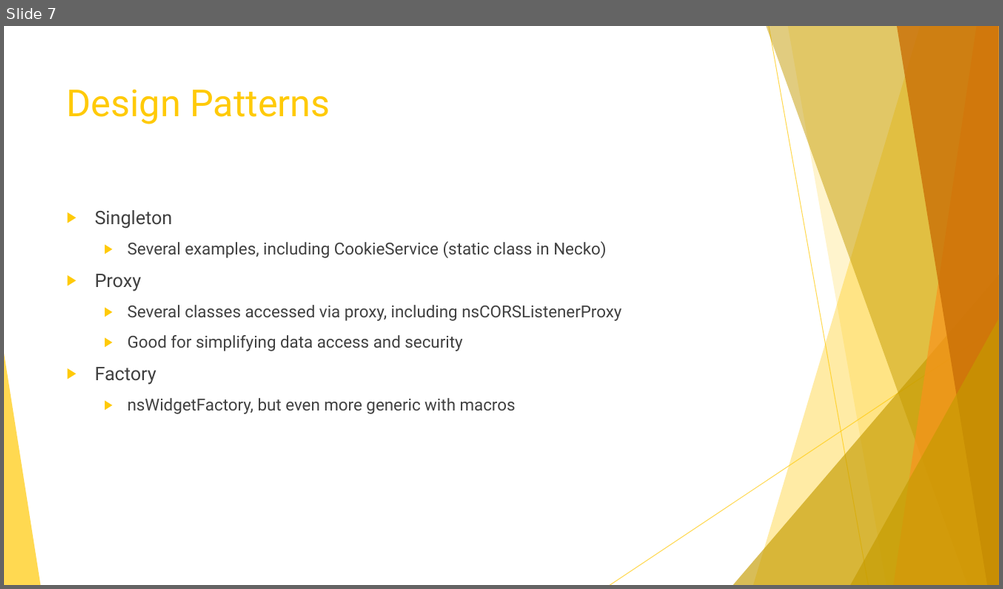
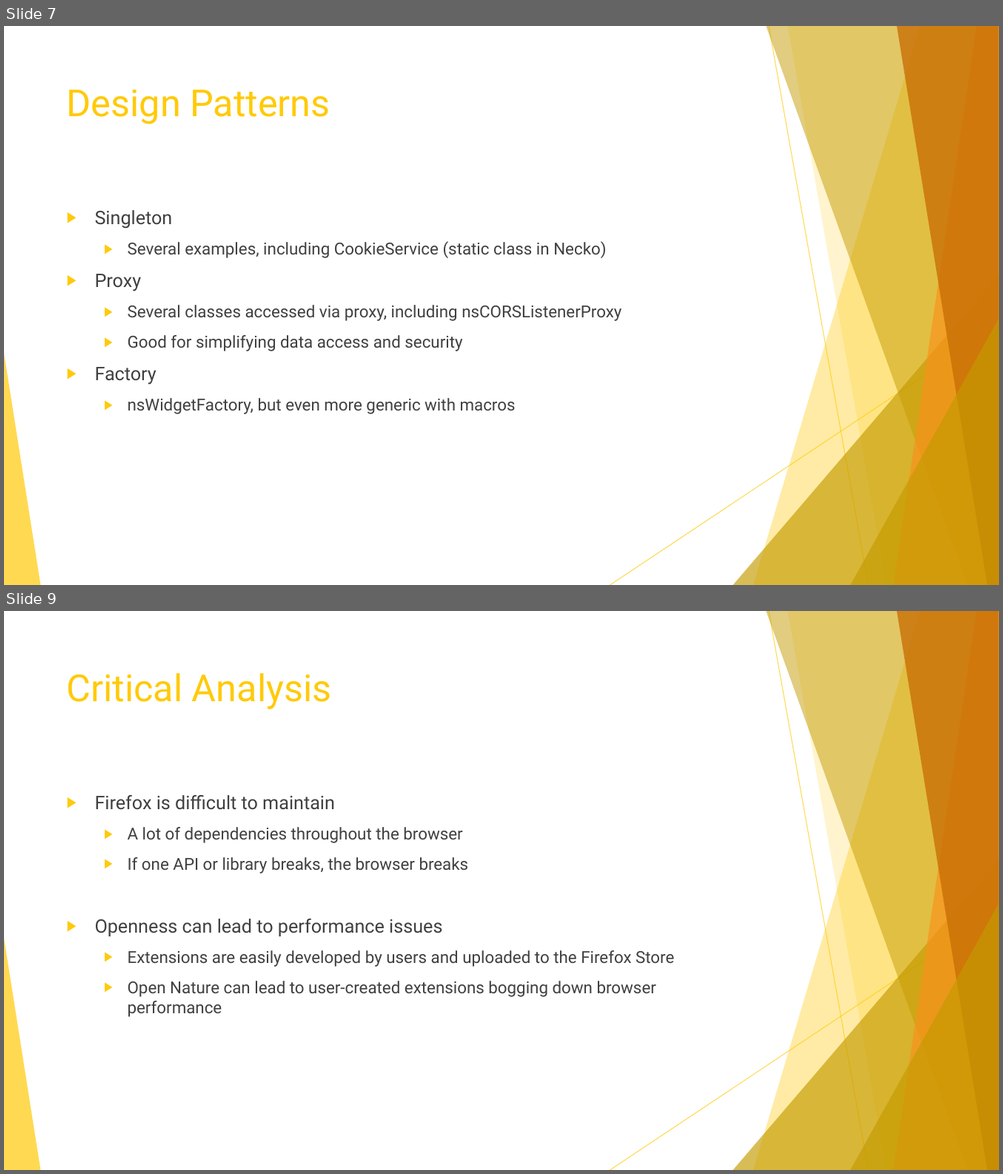
Before and after one commit to ryanlanguay/COMP_529_Project, a slide deck: Mozilla Firefox.pptx. Shown one above the other, each under a label of ours: slide 7 before the commit, slides 7 and 9 after it; the slides between them are not shown. The pictures are 1003x589 and 1003x1174 pixels, drawn with LibreOffice and Linux fonts; fonts in the diff are those of the drawing. Boxes give left, top, right and bottom in pixels: in the first picture for what was removed or moved away, otherwise in the second. Text is boxed around its words. In the diff, an @@ line names an element or a change of style, - is before the commit and + after.

Commit message:
ppt changes

```diff
--- a/Mozilla Firefox.pptx
+++ b/Mozilla Firefox.pptx
@@ slide 9 added at (4,611,999,1170), background #FFFFFF; not listed: 10 template elements that a slide beside it also shows @@
@@ title added at (67,673,331,709), 36 pt, text #FFCA08 @@
+Critical Analysis
@@ text added at (95,795,674,1017), 16 pt, text #404040 @@
+▶ Firefox is difficult to maintain
+  ▶ A lot of dependencies throughout the browser
+  ▶ If one API or library breaks, the browser breaks
+▶ Openness can lead to performance issues
+  ▶ Extensions are easily developed by users and uploaded to the Firefox Store
+  ▶ Open Nature can lead to user-created extensions bogging down browser performance
```
Also in this commit, not shown: 1 other slide added.
